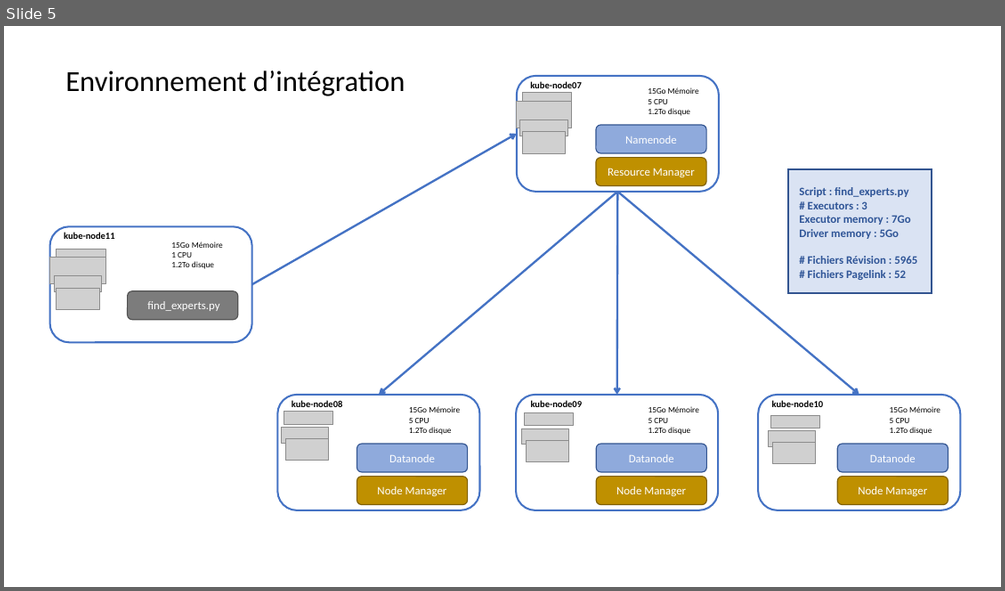
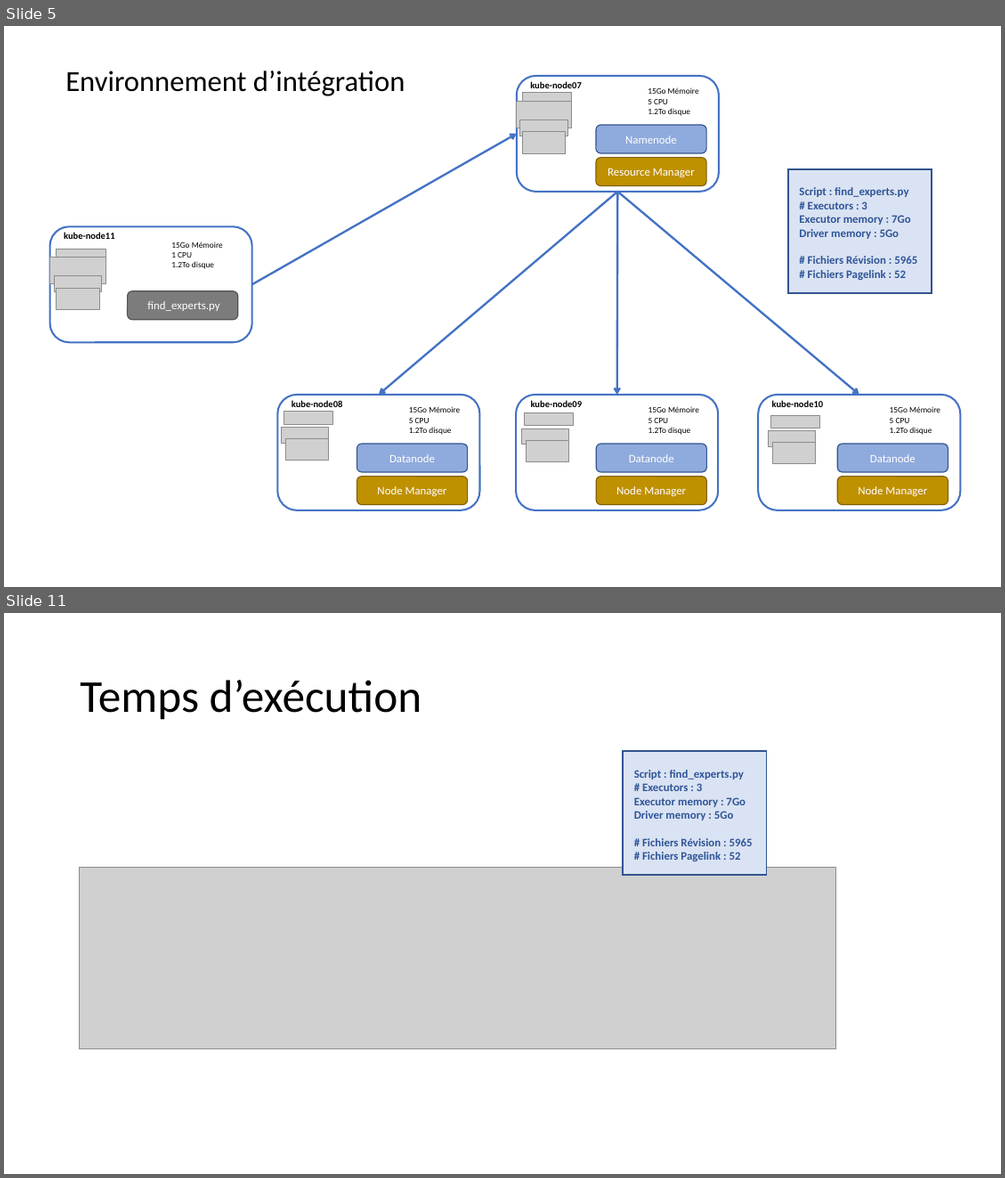
Before and after one commit to plawson/oc-project4, a slide deck: documents/Présentation_Analyse_Batch.pptx. Shown one above the other, each under a label of ours: slide 5 before the commit, slides 5 and 11 after it; the slides between them are not shown. The pictures are 1005x591 and 1005x1178 pixels, drawn with LibreOffice and Linux fonts; fonts in the diff are those of the drawing; grey boxes stand for pictures. Boxes give left, top, right and bottom in pixels: in the first picture for what was removed or moved away, otherwise in the second. Text is boxed around its words. In the diff, an @@ line names an element or a change of style, - is before the commit and + after.

```diff
--- a/documents/Présentation_Analyse_Batch.pptx
+++ b/documents/Présentation_Analyse_Batch.pptx
@@ slide 11 added at box(4, 613, 1001, 1174), background #FFFFFF @@
@@ title added at box(80, 680, 422, 720), 44 pt, text #000000 @@
+Temps d’exécution
@@ rectangle added at box(623, 751, 766, 876), fill #DAE3F3, outline #325491 1.5 pt @@
@@ text added at box(634, 770, 752, 861), 11 pt, text #2F5597, bold @@
+Script : find_experts.py
+# Executors : 3
+Executor memory : 7Go
+Driver memory : 5Go
+# Fichiers Révision : 5965
+# Fichiers Pagelink : 52
@@ picture added at box(79, 868, 835, 1048) @@
```
Also in this commit, not shown: 3 slides changed, 3 other slides added, 1 slide removed, 1 other file.
